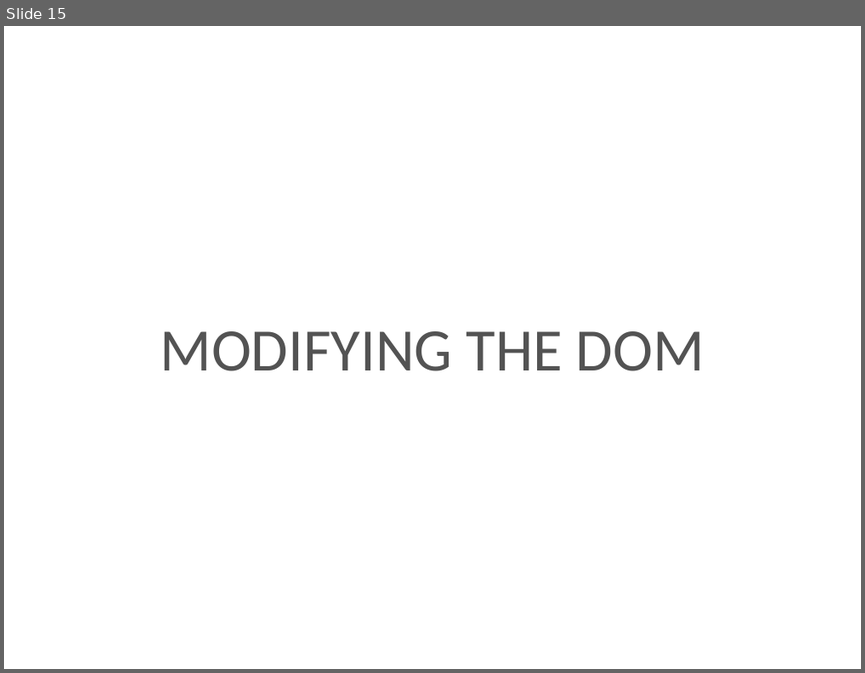
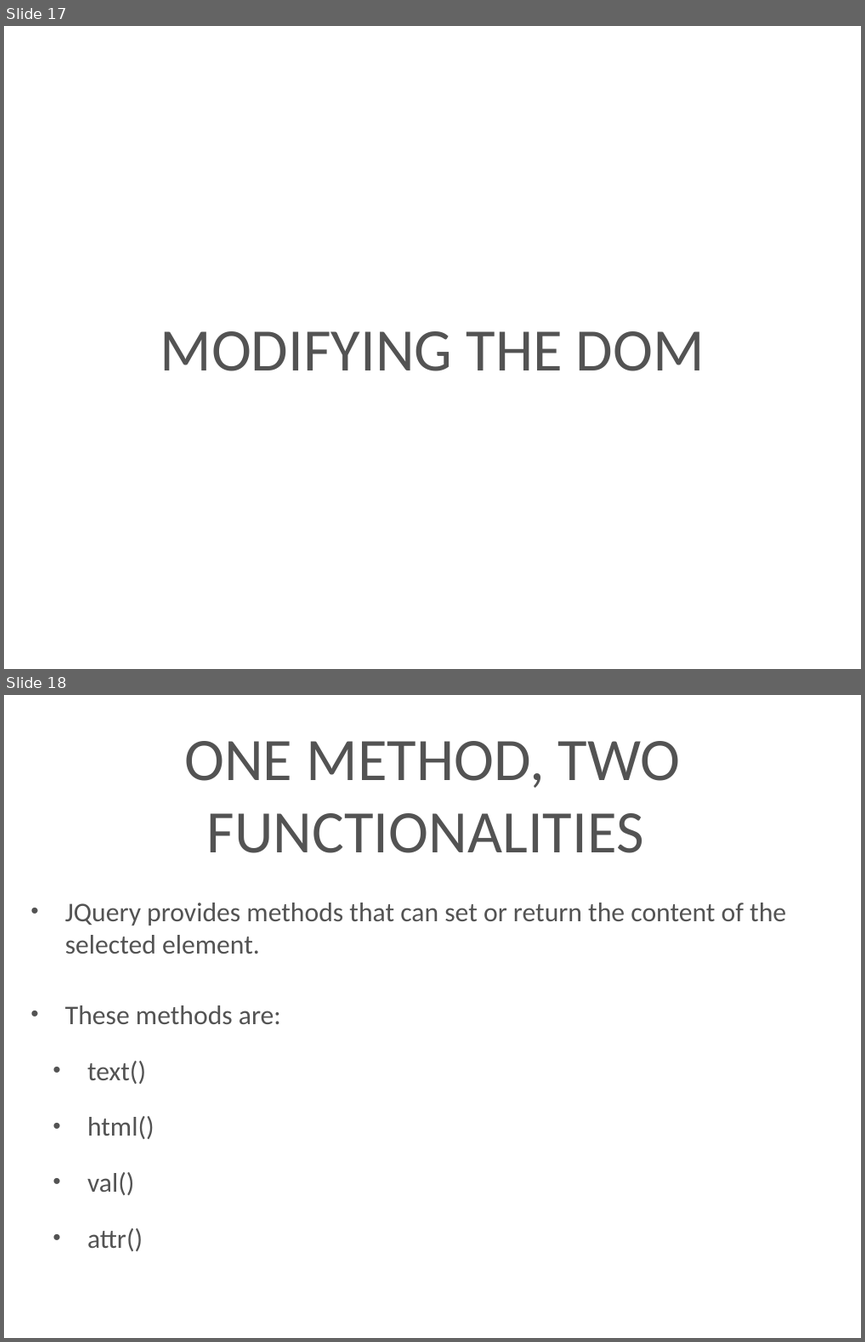
Before and after one commit to kenton-steiner18/Techtasks, a slide deck: presentation/jQuery.pptx. Shown one above the other, each under a label of ours: slide 15 before the commit, slides 17 and 18 after it. The pictures are 865x673 and 865x1342 pixels, drawn with LibreOffice and Linux fonts; fonts in the diff are those of the drawing; background and template pictures are left out. Boxes give left, top, right and bottom in pixels: in the first picture for what was removed or moved away, otherwise in the second. Text is boxed around its words. In the diff, an @@ line names an element or a change of style, - is before the commit and + after.

Commit message:
Add files via upload
Add the part of modify DOM and the introduction of JQuery

```diff
--- a/presentation/jQuery.pptx
+++ b/presentation/jQuery.pptx
@@ slide 18 added at <box>4,695,861,1338</box>, background picture (left out) @@
@@ title added at <box>184,741,681,853</box>, 72 pt, text #535353 @@
+ONE METHOD, TWO FUNCTIONALITIES
@@ text added at <box>65,902,786,1251</box>, 32.2 pt, text #535353 @@
+• JQuery provides methods that can set or return the content of the selected element.
+• These methods are:
+  • text()
+  • html()
+  • val()
+  • attr()
@@ what was slide 15 is now slide 17 @@
```
Also in this commit, not shown: 2 slides changed, 14 other slides added, 1 slide removed.
